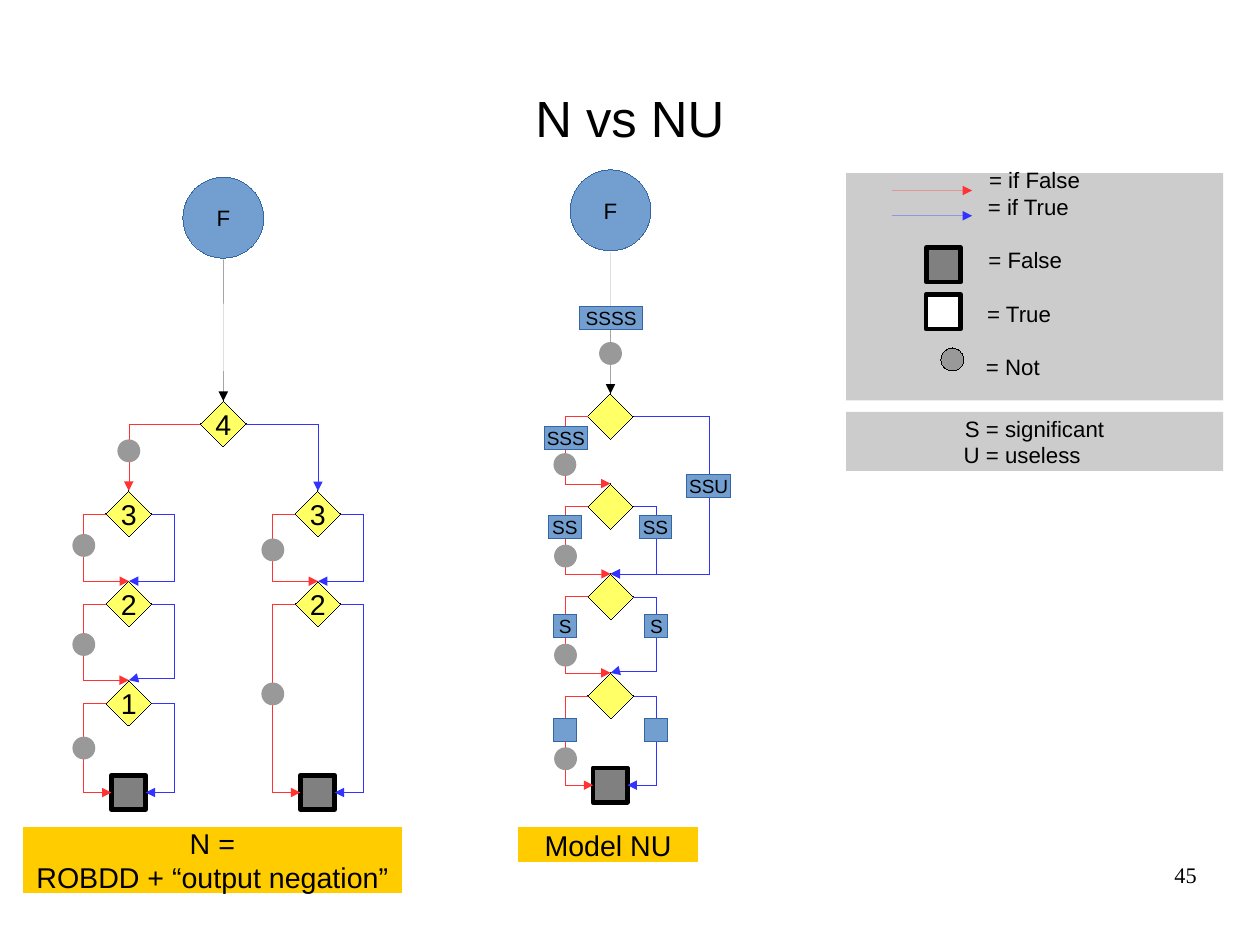
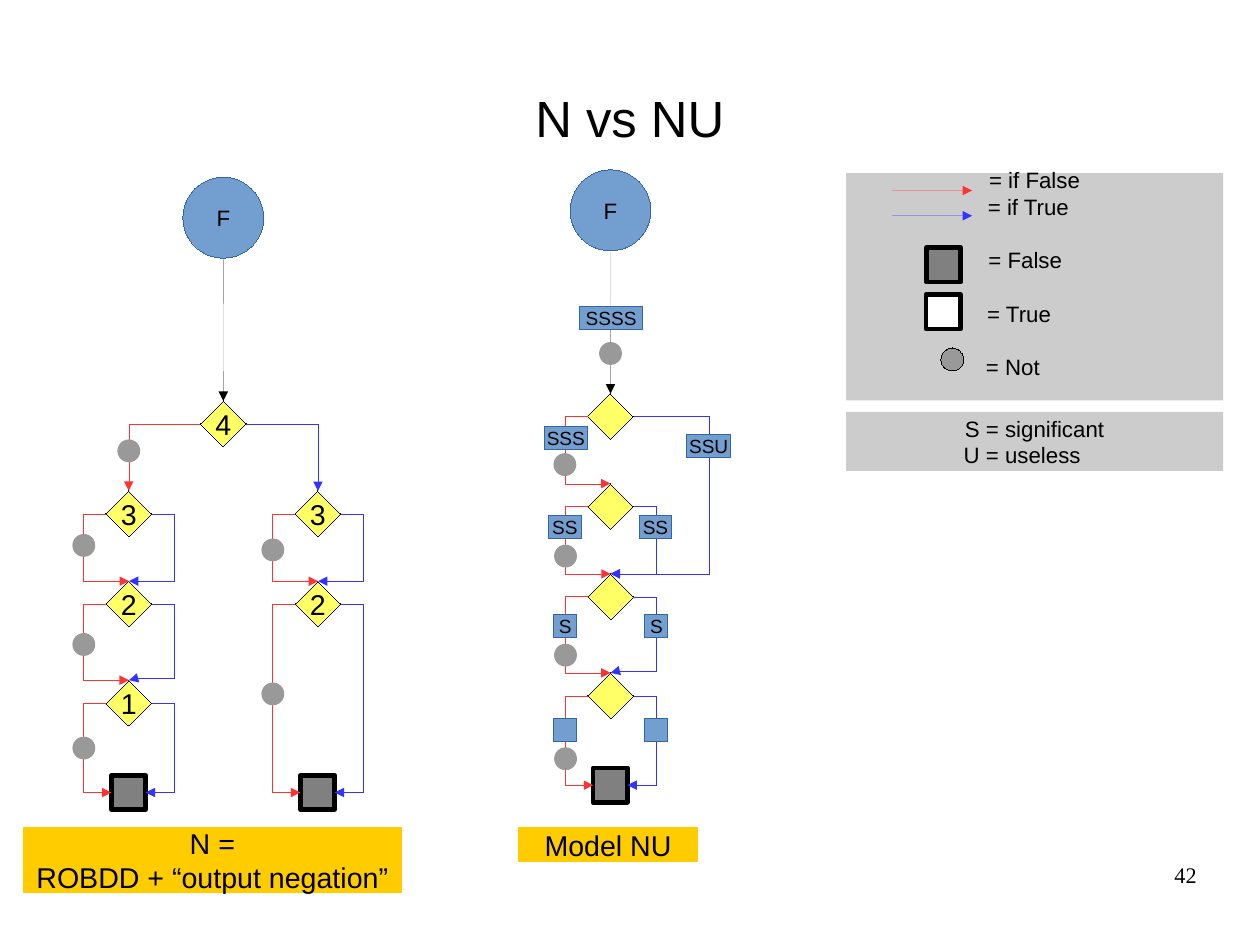
Before and after one commit to FenouilletLucas/DAGaml, a slide deck: slide 42 of doc/2017-06-19-odp/final.odp (slide 45 before the commit). Drawn at 1260x946 pixels with LibreOffice and Linux fonts; fonts in the diff are those of the drawing. Boxes give left, top, right and bottom in pixels: in the first picture for what was removed or moved away, otherwise in the second. Text is boxed around its words. In the diff, an @@ line names an element or a change of style, - is before the commit and + after.

```diff
--- a/doc/2017-06-19-odp/final.odp
+++ b/doc/2017-06-19-odp/final.odp
@@ rectangle "SSU": place and size @@
-rectangle "SSU" at [687,475,731,497]
+rectangle "SSU" at [687,434,731,457]
@@ page number at [1174,868,1196,883]: text changed @@
-45
+42
```
Also in this commit, not shown: 21 other slides changed, 1 slide added, 6 slides removed, 3 other files.
